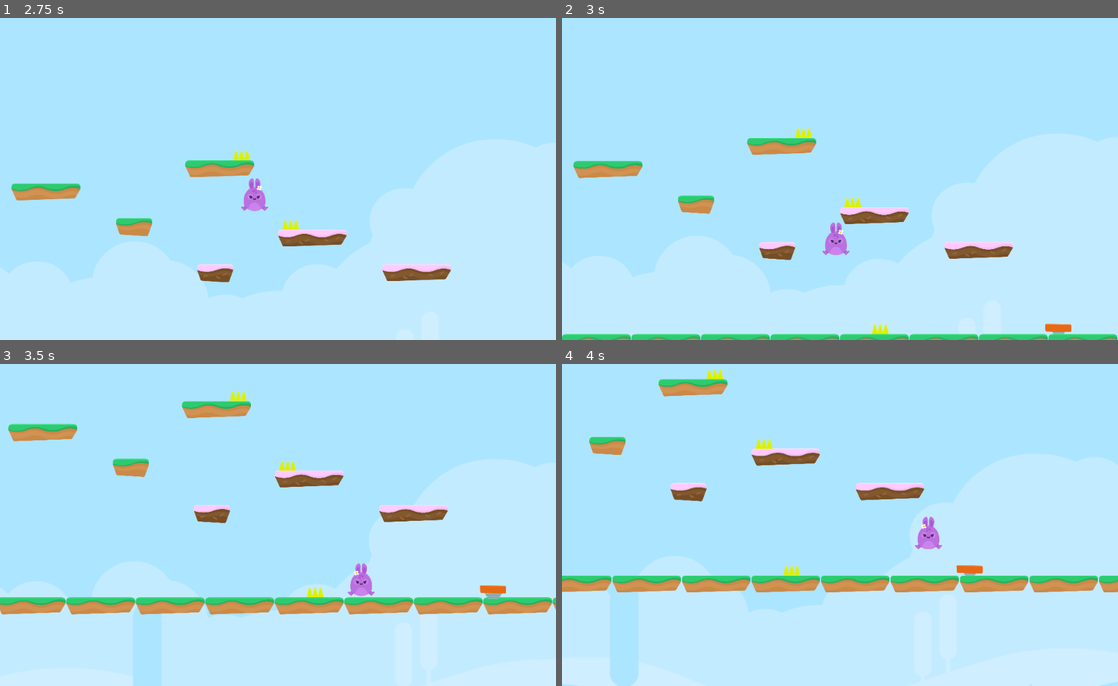
Above: before the commit, frames 1-4 (two rows, left to right).
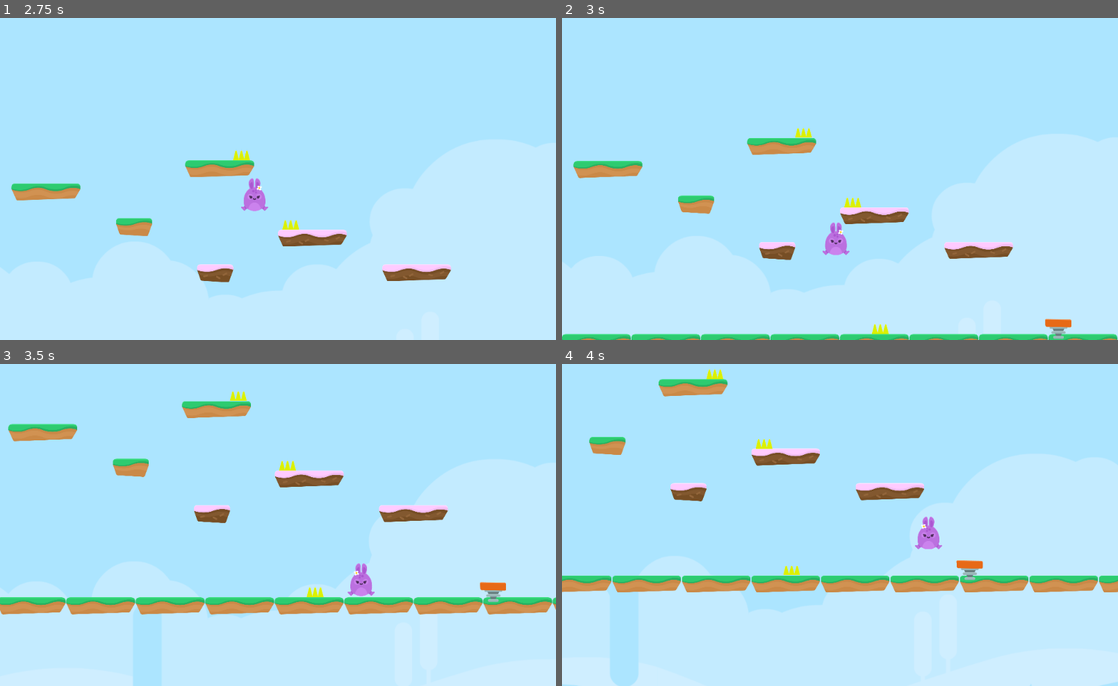
Above: after the commit, the same moments.

Repository: tyrone-serdan/godot-platformer
Game: Godot game, scene res://Scenes/Levels/testLevel.tscn
The game is run twice, just before and just after one commit, with the same random seed, the same clock (stepped at 60 frames per second) and the same inputs.
Inputs:
- Up to frame 1 (2.75 s): tap Enter at 0.5 s; hold D (move_right) 0.53-2.03 s; tap Space (jump) at 0.6, 0.77, 1.07, 1.35, 1.52, 1.82, 2.1 s; hold A (move_left) from 2.03 s (still down)
- Up to frame 2 (3 s): release A (move_left) at 2.78 s; hold D (move_right) from 2.78 s (still down); tap Space (jump) at 2.85 s
- Up to frame 3 (3.5 s): keep holding D (move_right); tap Space (jump) at 3.02, 3.32 s
- Up to frame 4 (4 s): keep holding D (move_right); tap Space (jump) at 3.6, 3.77 s

Frame 1 is identical in both runs. In frame 2, 0.2% of the frame differs, in the area x 86-92%, y 93-100%; in frame 3, 0.1%; in frame 4, 0.2%, in the area x 70-76%, y 60-68%.

Commit message:
removed the json stuff we do, made gamestate script

Diff:
--- a/Scenes/Items/JumpPad/JumpPad.tscn
+++ b/Scenes/Items/JumpPad/JumpPad.tscn
@@ -44,6 +44,7 @@
 
 [node name="AnimatedSprite" type="AnimatedSprite" parent="."]
 frames = SubResource( 1 )
+animation = "boost"
 frame = 1
 playing = true
 
--- /dev/null
+++ b/Scenes/Levels/GameState.gd
@@ -0,0 +1,17 @@
+extends Node2D
+
+onready var player = $Player
+
+var pHealth
+var pCoordY
+var wLimit
+
+
+func _process(_float):
+	pHealth = player.HEALTH
+	pCoordY = player.position.y
+	wLimit = player.WORLD_LIMIT
+
+
+	if pHealth == 0 or pCoordY > wLimit:
+		var _successChange = get_tree().change_scene("res://Scenes/Misc/GameOver/GameOver.tscn")
--- a/Scenes/Levels/testLevel.tscn
+++ b/Scenes/Levels/testLevel.tscn
@@ -1,12 +1,14 @@
-[gd_scene load_steps=6 format=2]
+[gd_scene load_steps=7 format=2]
 
 [ext_resource path="res://Scenes/Player/Player.tscn" type="PackedScene" id=1]
 [ext_resource path="res://Scenes/Levels/Tileset.tres" type="TileSet" id=2]
 [ext_resource path="res://Scenes/Hazards/3SpikeTop.tscn" type="PackedScene" id=3]
 [ext_resource path="res://Scenes/Misc/LevelAudio/LevelAudio.tscn" type="PackedScene" id=4]
 [ext_resource path="res://Scenes/Items/JumpPad/JumpPad.tscn" type="PackedScene" id=5]
+[ext_resource path="res://Scenes/Levels/GameState.gd" type="Script" id=6]
 
 [node name="Level1" type="Node2D"]
+script = ExtResource( 6 )
 
 [node name="Player" parent="." instance=ExtResource( 1 )]
 position = Vector2( 171.109, -120.025 )
@@ -32,3 +34,6 @@
 
 [node name="JumpPad" parent="." instance=ExtResource( 5 )]
 position = Vector2( 2741.49, 1058.65 )
+
+[connection signal="playSound" from="Player" to="Player/AudioStreamPlayer" method="playSound"]
+[connection signal="animate" from="JumpPad" to="JumpPad/AnimationPlayer" method="animate"]
--- a/Scenes/Player/Player.gd
+++ b/Scenes/Player/Player.gd
@@ -1,53 +1,24 @@
 extends KinematicBody2D
-
-#onready var anim = $PlayerAnim
 
 var playerVec = Vector2.ZERO
 
-var GRAVITY # = DATA[1]["GRAVITY"]
-var UP # = DATA[1]["UP"]
-var SPEED # = DATA[0]["SPEED"]
-var JUMP # = DATA[0]["JUMP"]
-var WORLD_LIMIT
-var HEALTH
-var BOOST
+var GRAVITY = 80
+var UP = Vector2(0,-1)
+
+var SPEED = -1000
+var JUMP = 1750
+var WORLD_LIMIT = 4000
+var HEALTH = 3
+var BOOST = 2500
 
 var easyModeVals = [15, 700]
 var amountJumped = 0
 var recentlyHurt = false
 
-var globalVars
-var playerVars
-
 signal animate
 signal playSound
 
-func _ready():
-	# Id put this in a func but im lazy
-	globalVars = getFromJSON("res://Scenes/global.json")
-	playerVars = getFromJSON("res://Scenes/Player/Player.json")
-
-	JUMP = playerVars.jump
-	SPEED = playerVars.speed
-	HEALTH = playerVars.health
-	BOOST = playerVars.boost
-
-	UP = Vector2(globalVars.upX, globalVars.upY)
-	GRAVITY = globalVars.gravity
-	WORLD_LIMIT = globalVars.world_limit
-
-func getFromJSON(jsonFile):
-	var file = File.new()
-	file.open(jsonFile, file.READ)
-
-	var text = file.get_as_text()
-	var data = parse_json(text)
-	file.close()
-	return data
-
 func _physics_process(_delta):
-
-	checkGameOver()
 	playerMovement()
 	animate()
 	playerVec = move_and_slide(playerVec, UP)
@@ -70,10 +41,6 @@
 		playerVec.y -= JUMP
 
 	playerVec.x = Input.get_action_strength("move_left") * SPEED - Input.get_action_strength("move_right") * SPEED
-
-func checkGameOver():
-	if position.y > WORLD_LIMIT or HEALTH == 0:
-		var _successChange = get_tree().change_scene("res://Scenes/Misc/GameOver.tscn")
 
 
 func hurtPlayer():
--- a/Scenes/Player/Player.json
+++ /dev/null
@@ -1,6 +0,0 @@
-{
-    "speed": -1000,
-    "jump": 1750,
-    "health": 3,
-    "boost": 2500
-}
--- a/Scenes/global.json
+++ /dev/null
@@ -1,6 +0,0 @@
-{
-    "upX": 0,
-    "upY": -1,
-    "gravity": 80,
-    "world_limit": 4000
-}
